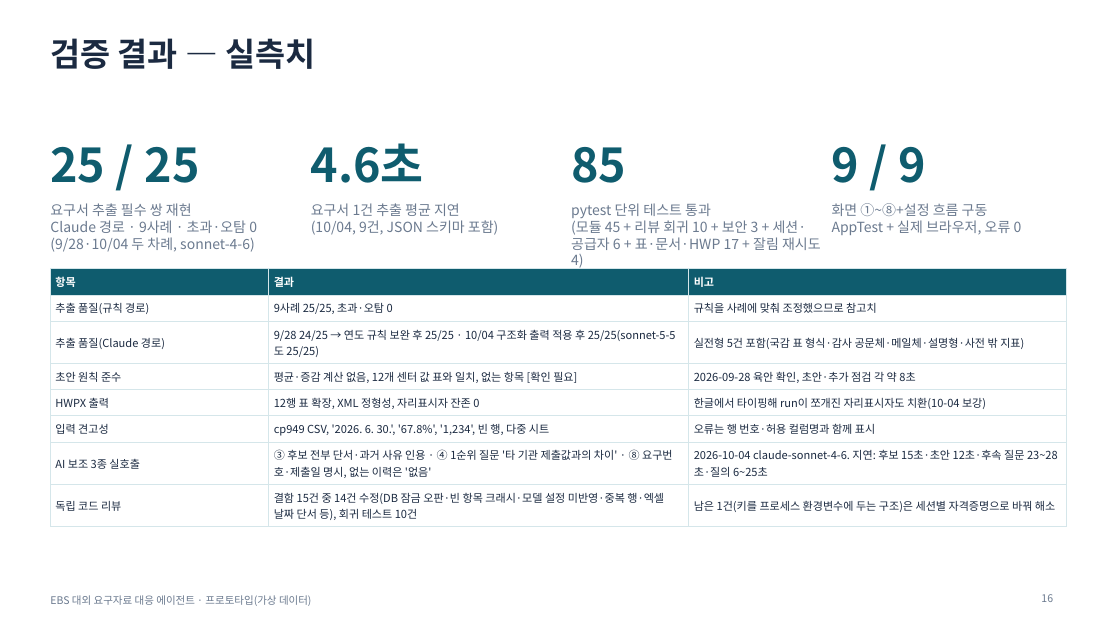
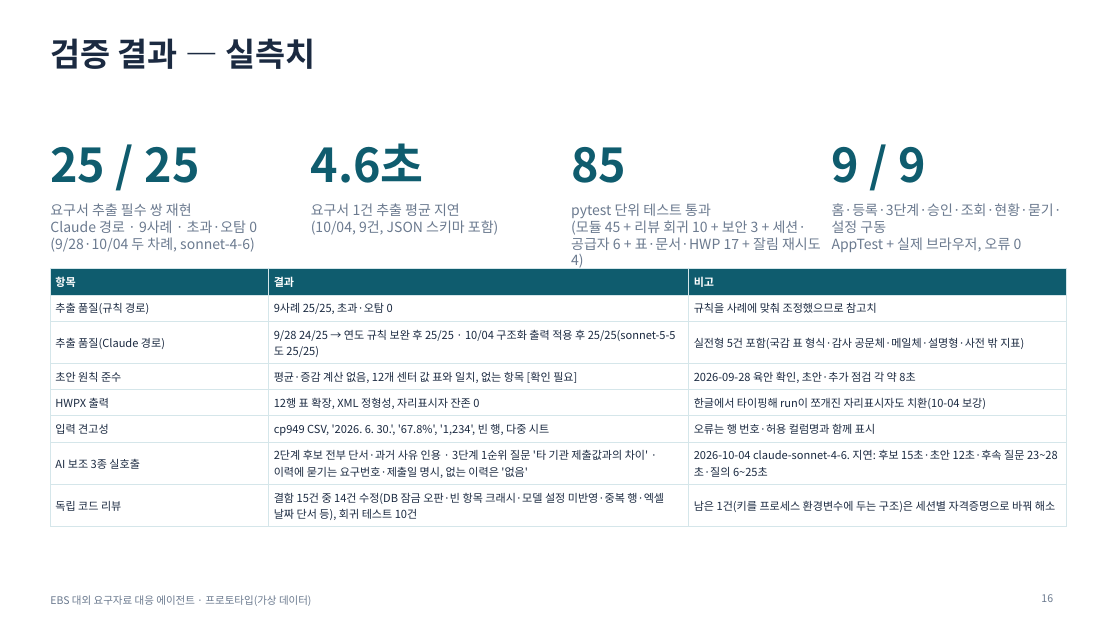
Before and after one commit to lts134/ebsjajucenter, a slide deck: slide 16 of app/docs/발표자료_EBS_요구자료대응에이전트.pptx. Drawn at 1120x630 pixels with LibreOffice and Linux fonts; fonts in the diff are those of the drawing. Boxes give left, top, right and bottom in pixels: in the first picture for what was removed or moved away, otherwise in the second. Text is boxed around its words. In the diff, an @@ line names an element or a change of style, - is before the commit and + after.

```diff
--- a/app/docs/발표자료_EBS_요구자료대응에이전트.pptx
+++ b/app/docs/발표자료_EBS_요구자료대응에이전트.pptx
@@ text at (x1=832, y1=203, x2=1062, y2=233): text changed @@
-화면 ①~⑧+설정 흐름 구동
+홈·등록·3단계·승인·조회·현황·묻기·설정 구동
@@ table at (x1=50, y1=269, x2=1067, y2=524) @@
-row 7, column 2: ③ 후보 전부 단서·과거 사유 인용 · ④ 1순위 질문 '타 기관 제출값과의 차이' · ⑧ 요구번호·제출일 명시, 없는 이력은 '없음'
+row 7, column 2: 2단계 후보 전부 단서·과거 사유 인용 · 3단계 1순위 질문 '타 기관 제출값과의 차이' · 이력에 묻기는 요구번호·제출일 명시, 없는 이력은 '없음'
```
Also in this commit, not shown: 12 other slides changed, 34 other files.
